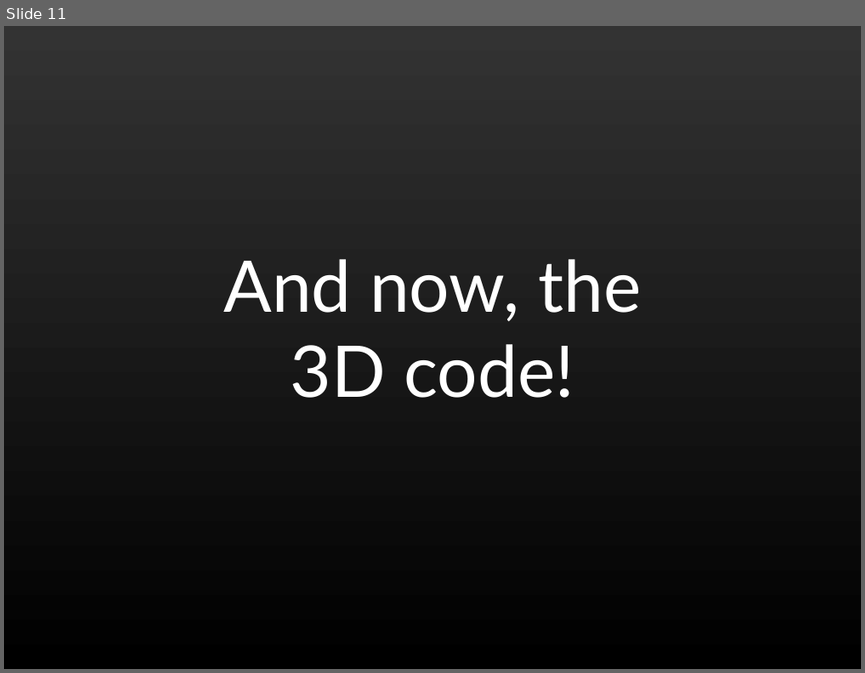
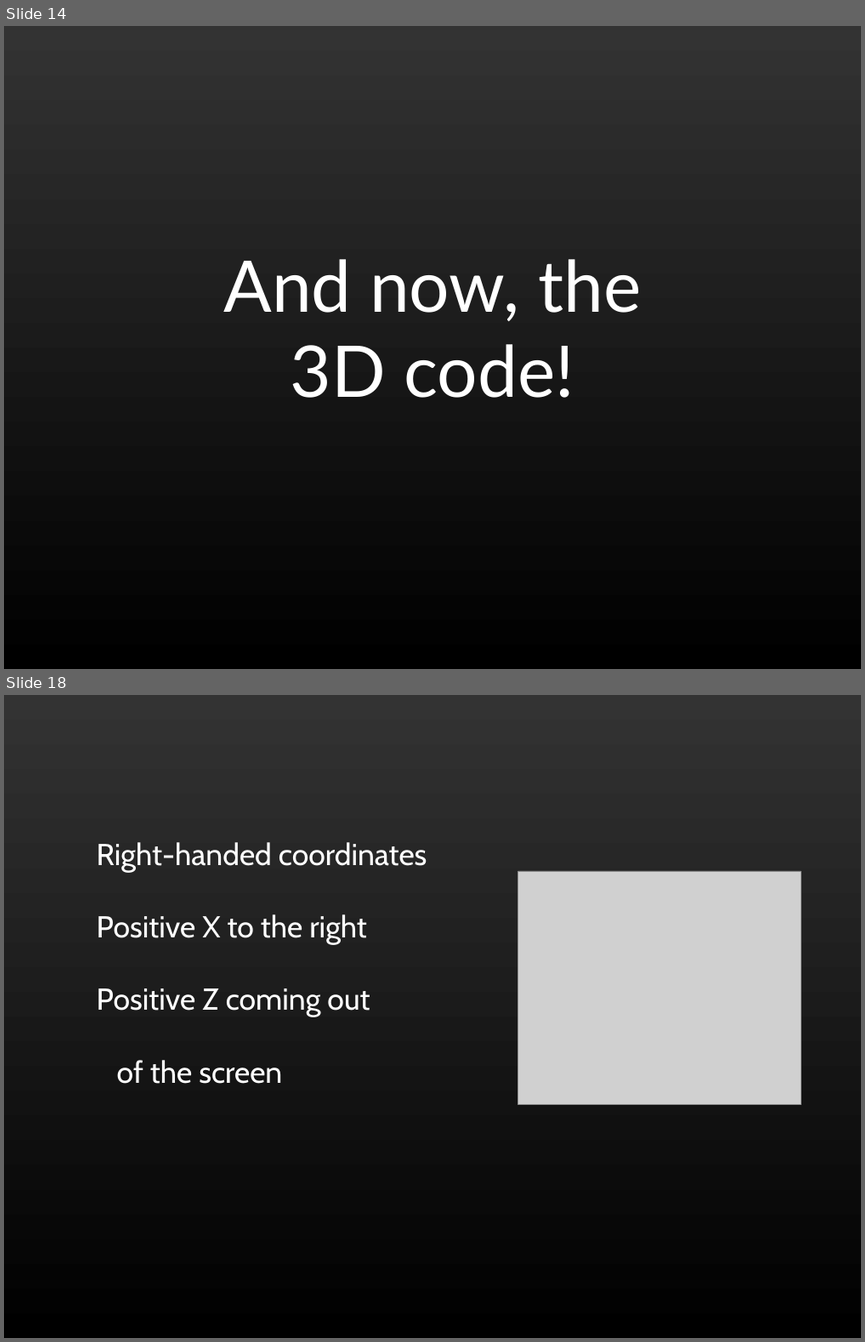
Before and after one commit to shegeek/teapots_can_fly, a slide deck: slides/teapots0.odp. Shown one above the other, each under a label of ours: slide 11 before the commit, slides 14 and 18 after it; the slides between them are not shown. The pictures are 865x673 and 865x1342 pixels, drawn with LibreOffice and Linux fonts; fonts in the diff are those of the drawing; grey boxes stand for pictures. Boxes give left, top, right and bottom in pixels: in the first picture for what was removed or moved away, otherwise in the second. Text is boxed around its words. In the diff, an @@ line names an element or a change of style, - is before the commit and + after.

```diff
--- a/slides/teapots0.odp
+++ b/slides/teapots0.odp
@@ slide 18 added at (x1=4, y1=695, x2=861, y2=1338), background gradient #333333 to #000000 @@
@@ text added at (x1=97, y1=842, x2=426, y2=1083), 28 pt, text #FFFFFF @@
+Right-handed coordinates
+Positive X to the right
+Positive Z coming out
+of the screen
@@ picture added at (x1=518, y1=871, x2=801, y2=1104) @@
@@ what was slide 11 is now slide 14 @@
```
Also in this commit, not shown: 18 other slides added.
